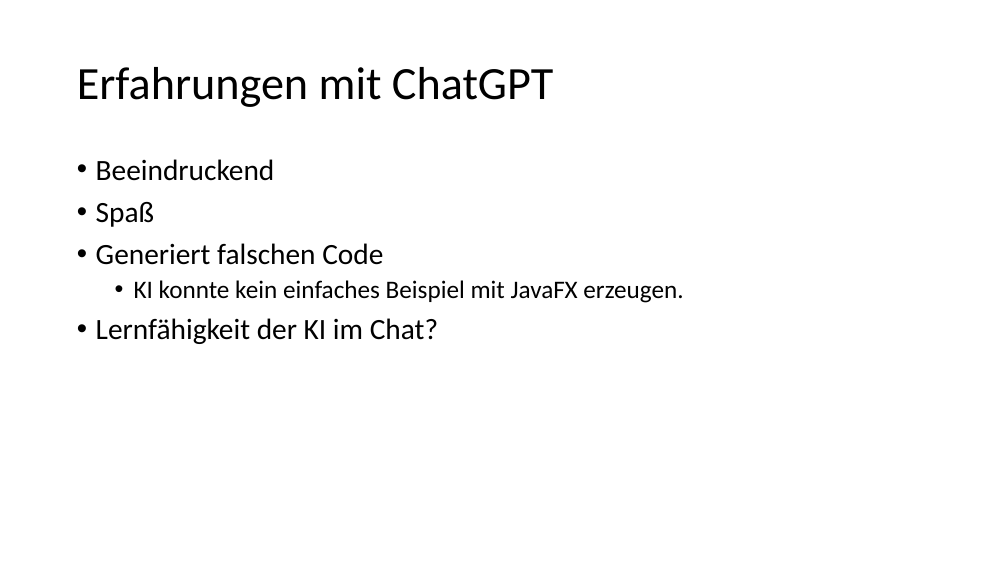
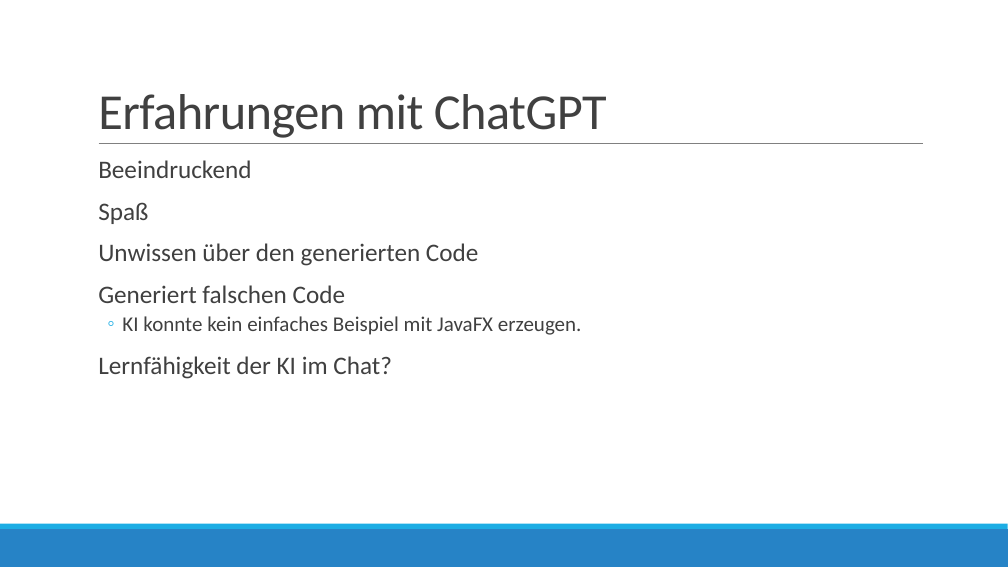
Before and after one commit to JanNiclasRuppenthal/SP_Portfolio01, a slide deck: slide 12 of slides/Portfolio01_Slides.pptx. Drawn at 1008x567 pixels with LibreOffice and Linux fonts; fonts in the diff are those of the drawing. Boxes give left, top, right and bottom in pixels: in the first picture for what was removed or moved away, otherwise in the second. Text is boxed around its words. In the diff, an @@ line names an element or a change of style, - is before the commit and + after.

```diff
--- a/slides/Portfolio01_Slides.pptx
+++ b/slides/Portfolio01_Slides.pptx
@@ title "Erfahrungen mit ChatGPT": place and size @@
-title "Erfahrungen mit ChatGPT" at (77,67,553,107)
+title "Erfahrungen mit ChatGPT" at (98,94,607,138)
@@ title "Erfahrungen mit ChatGPT" at (98,94,607,138): size 44 to 48 pt, text colour #000000 to #404040, letter spacing 0 to -0.5 pt; line spacing 0.9 to 0.85; vertical alignment middle to bottom @@
@@ line added from (99, 144) to (923, 144), #808080 0.5 pt @@
@@ text at (98,160,582,379): size 28 to 24 pt in "Beeindruckend", "Spaß", "Generiert falschen Code", "Lernfähigkeit der KI im Chat?"; text colour #000000 to #404040 in "Beeindruckend", "Spaß", "Generiert falschen Code", "KI konnte kein einfaches Beispiel mit JavaFX ..." and 1 more places; size 24 to 20 pt in "KI konnte kein einfaches Beispiel mit JavaFX ..."; bullet • to  ; more space between paragraphs; bullet • to ◦ @@
@@ text at (98,243,478,266): paragraph added @@
+  Unwissen über den generierten Code
@@ rectangle added at (0,529,1008,567), fill #2683C6 @@
@@ rectangle added at (0,524,1008,529), fill #1CADE4 @@
```
Also in this commit, not shown: 11 other slides changed, 1 slide added, 1 slide removed, 2 other files.
